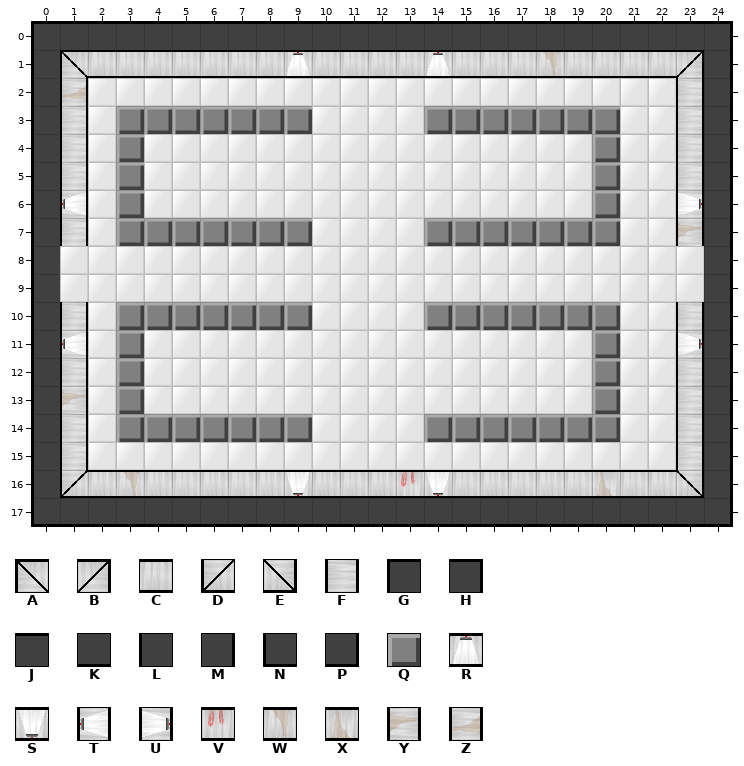
Tiled map, stored at src/level/Darren_Room3.tmx. The picture above is the old version.
Cells are 32x32 px. Shown: x 0..24, y 0..17.
Key: from "room_tileset": A 0, B 1, C 2, D 6, E 7, F 8, G 10, H 11, J 12, K 13, L 14, M 15, N 16, P 17, Q 18, R 25, S 26, T 27, U 28, V 30, W 33, X 34, Y 35, Z 41.
_ is an empty cell.
Layers that did not change in this view are not listed.
Layer "Tile Layer 1" before, first column x 0:
 0 GJJJJJJJJJJJJJJJJJJJJJJJH
 1 LACCCCCCCRCCCCRCCCWCCCCBM
 2 LZ_____________________FM
 3 LF_QQQQQQQ____QQQQQQQ__FM
 4 LF_Q________________Q__FM
 5 LF_Q________________Q__FM
 6 LT_Q________________Q__UM
 7 LF_QQQQQQQ____QQQQQQQ__YM
 8 L_______________________M
 9 L_______________________M
10 LF_QQQQQQQ____QQQQQQQ__FM
11 LT_Q________________Q__UM
12 LF_Q________________Q__FM
13 LY_Q________________Q__FM
14 LF_QQQQQQQ____QQQQQQQ__FM
15 LF_____________________FM
16 LDCWCCCCCSCCCVSCCCCCXCCEM
17 NKKKKKKKKKKKKKKKKKKKKKKKP
The result:
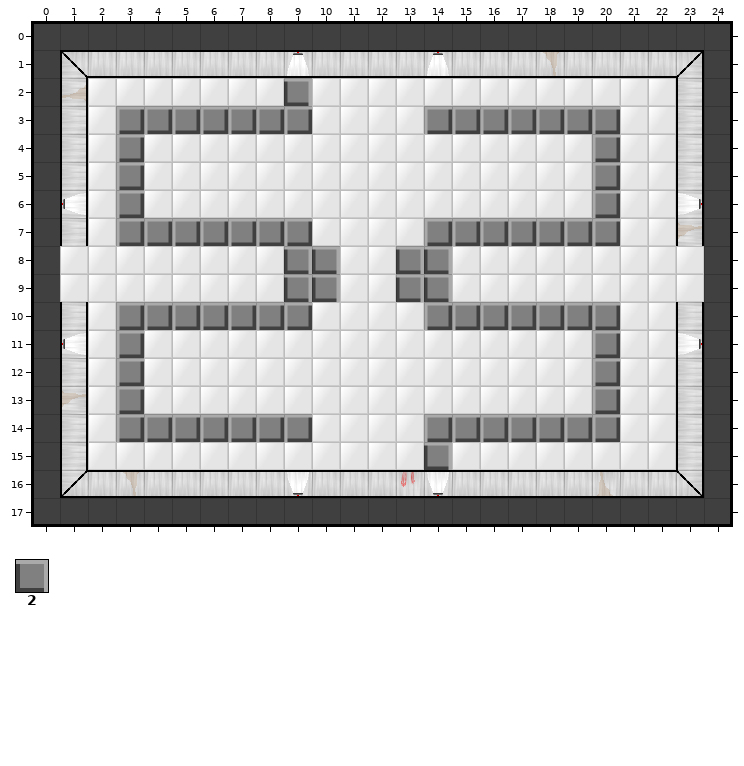
Further tiles: from "room_tileset": 2 18 turned 90.
Difference:
Layer "Tile Layer 1":
Tile 2 now appears in row 2 at x 9; in rows 8 to 9 at x 9 to 10 and 13 to 14; in row 15 at x 14.
